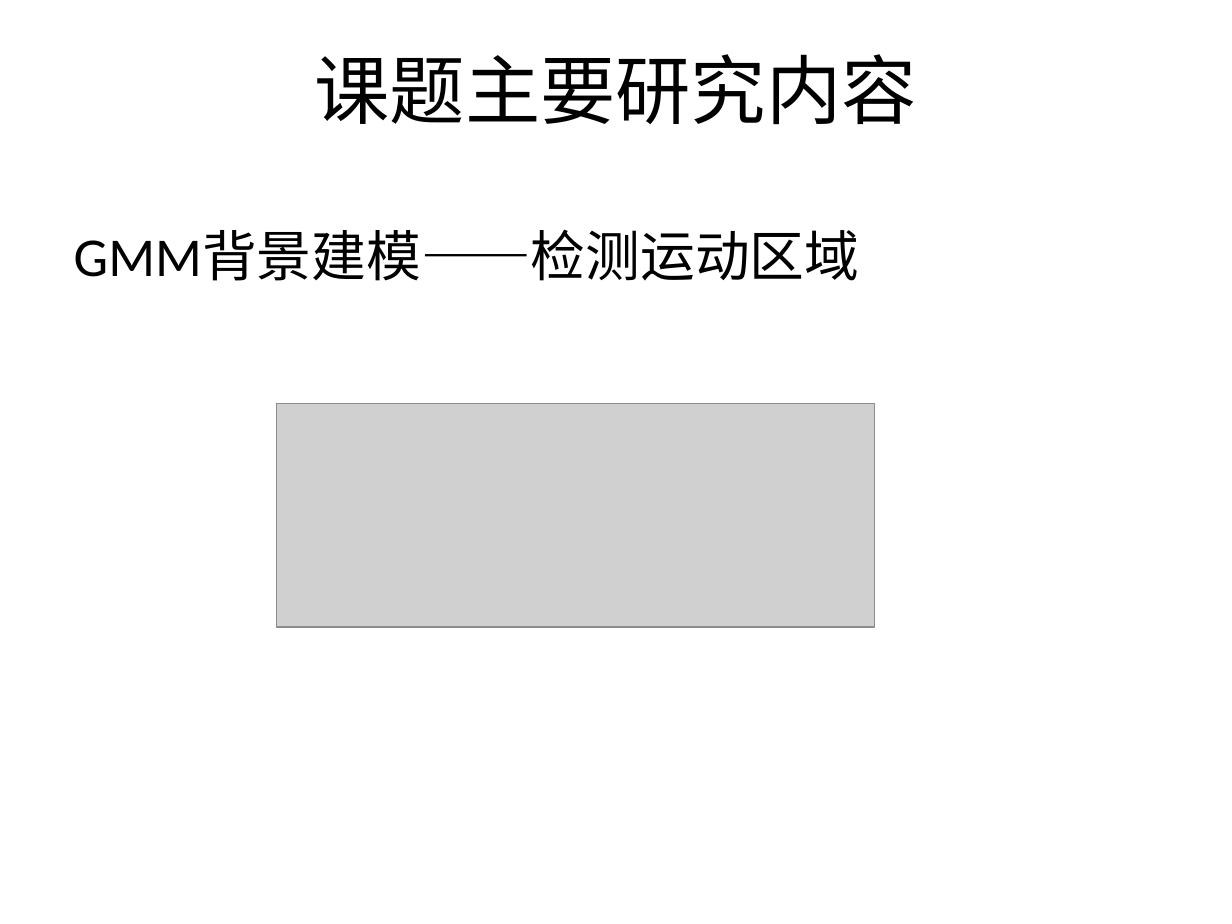
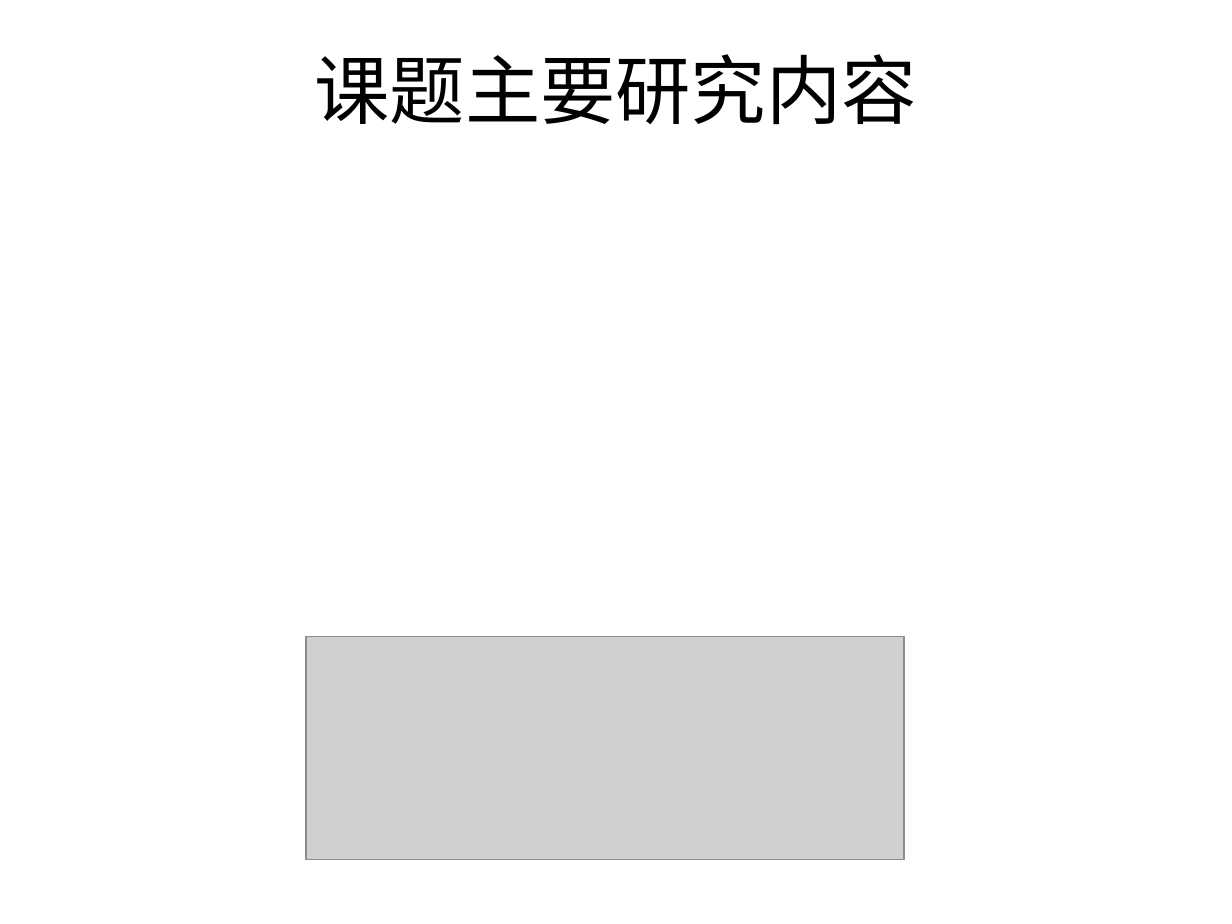
Before and after one commit to lftongheat/GraduateThesis, a slide deck: slide 6 of doc/论文中期报告-刘凤桐.pptx. Drawn at 1232x924 pixels with LibreOffice and Linux fonts; fonts in the diff are those of the drawing; grey boxes stand for pictures; background and template pictures are left out. Boxes give left, top, right and bottom in pixels: in the first picture for what was removed or moved away, otherwise in the second. Text is boxed around its words. In the diff, an @@ line names an element or a change of style, - is before the commit and + after.

```diff
--- a/doc/论文中期报告-刘凤桐.pptx
+++ b/doc/论文中期报告-刘凤桐.pptx
@@ text removed at (x1=74, y1=230, x2=860, y2=281) @@
-GMM背景建模——检测运动区域
@@ picture moved from (x1=276, y1=404, x2=873, y2=627) to (x1=307, y1=637, x2=904, y2=860) @@
```
Also in this commit, not shown: 4 other slides changed, 41 other files.
